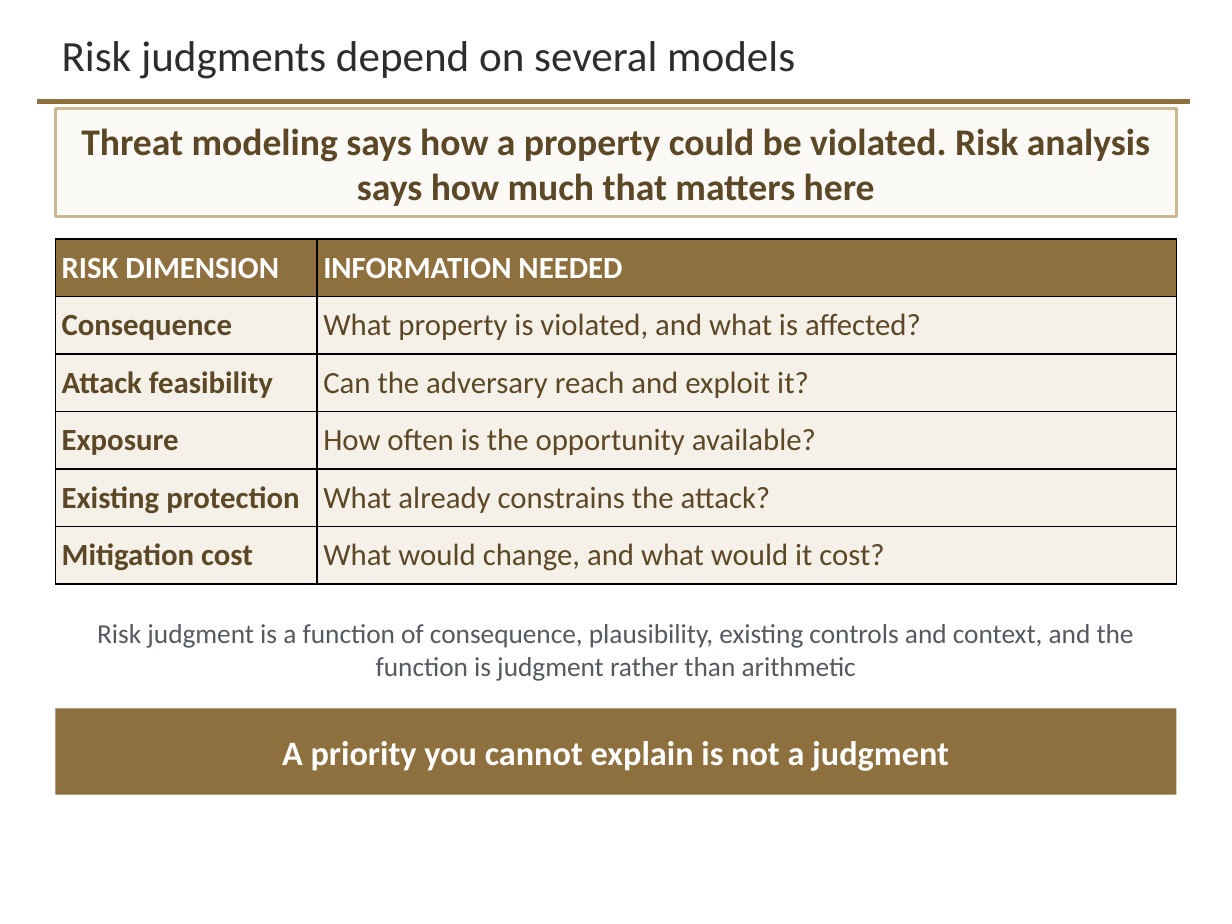
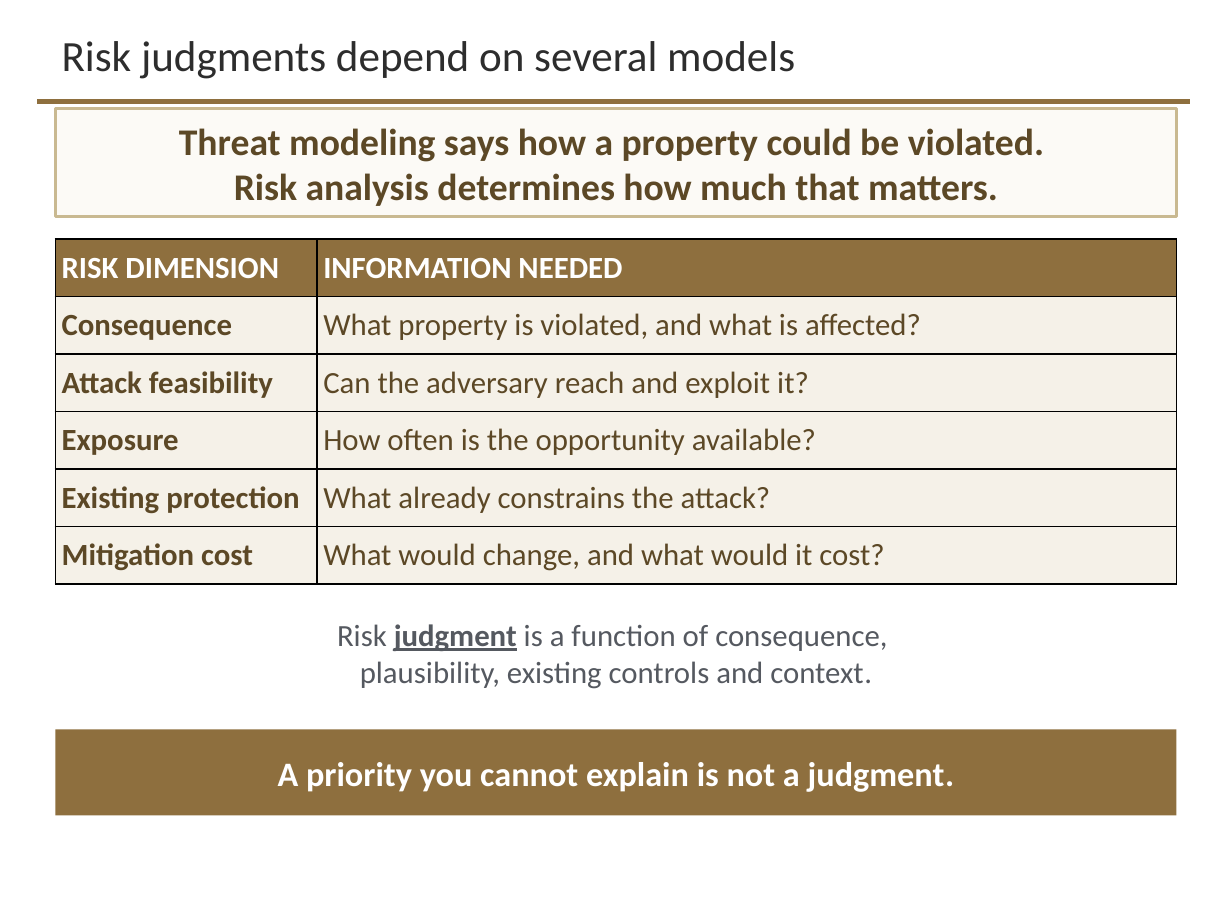
Before and after one commit to davisjam/model-based-agentic-software-engineering, a slide deck: slide 24 of course/lectures/act-3-software-in-the-world/05-security-engineering/3-5-Security-Engineering-1-Threat-Modeling.pptx. Drawn at 1232x924 pixels with LibreOffice and Linux fonts; fonts in the diff are those of the drawing; background and template pictures are left out. Boxes give left, top, right and bottom in pixels: in the first picture for what was removed or moved away, otherwise in the second. Text is boxed around its words. In the diff, an @@ line names an element or a change of style, - is before the commit and + after.

```diff
--- a/course/lectures/act-3-software-in-the-world/05-security-engineering/3-5-Security-Engineering-1-Threat-Modeling.pptx
+++ b/course/lectures/act-3-software-in-the-world/05-security-engineering/3-5-Security-Engineering-1-Threat-Modeling.pptx
@@ text in rectangle at (x1=179, y1=128, x2=1044, y2=206): text changed @@
-Threat modeling says how a property could be violated. Risk analysis says how much that matters here
+Threat modeling says how a property could be violated.
+Risk analysis determines how much that matters.
@@ text at (x1=337, y1=624, x2=887, y2=689): text changed; size 16 to 18 pt @@
-Risk judgment is a function of consequence, plausibility, existing controls and context, and the function is judgment rather than arithmetic
+Risk judgment is a function of consequence,
+plausibility, existing controls and context.
@@ rectangle "A priority you cannot explain ..." moved from (x1=55, y1=708, x2=1177, y2=795) to (x1=55, y1=729, x2=1177, y2=816) @@
@@ text in rectangle at (x1=278, y1=762, x2=955, y2=792): text changed @@
-A priority you cannot explain is not a judgment
+A priority you cannot explain is not a judgment.
```
Also in this commit, not shown: 20 other slides changed, 7 slides removed.
